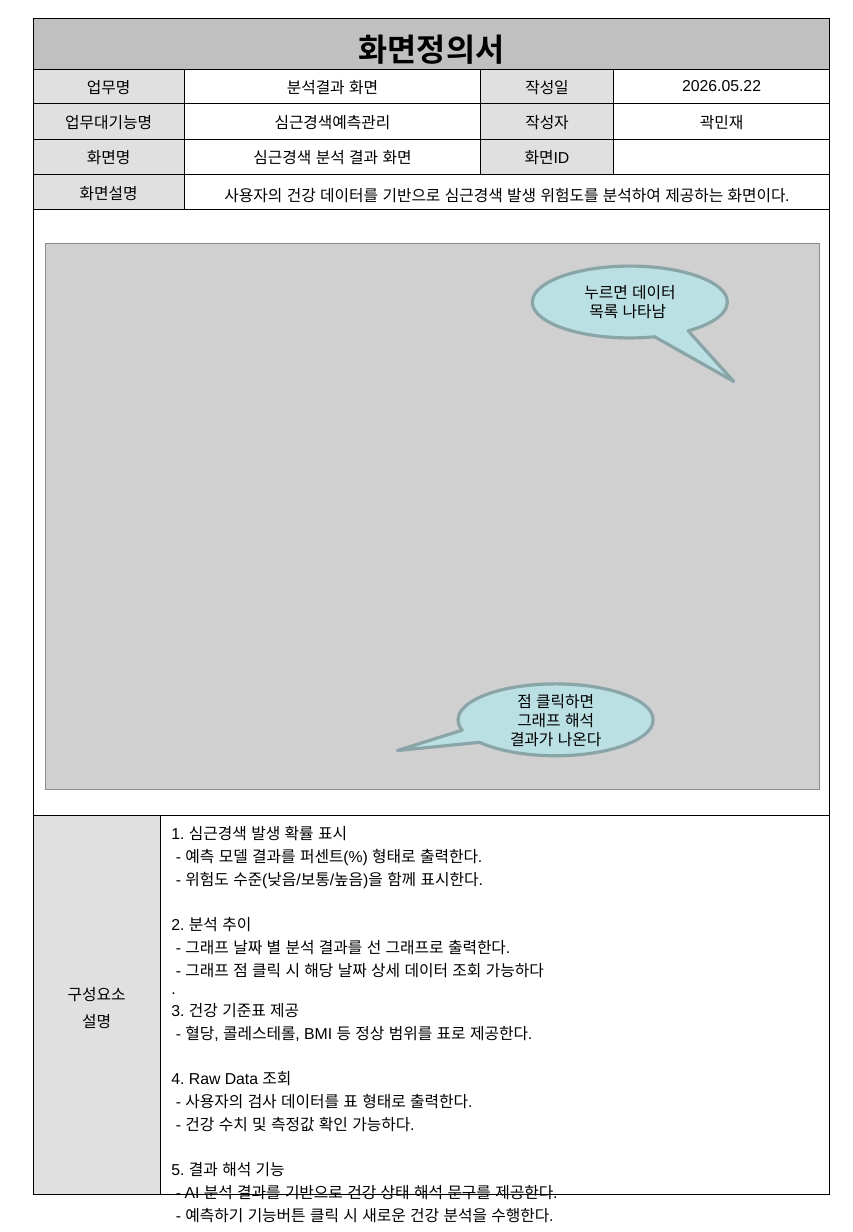
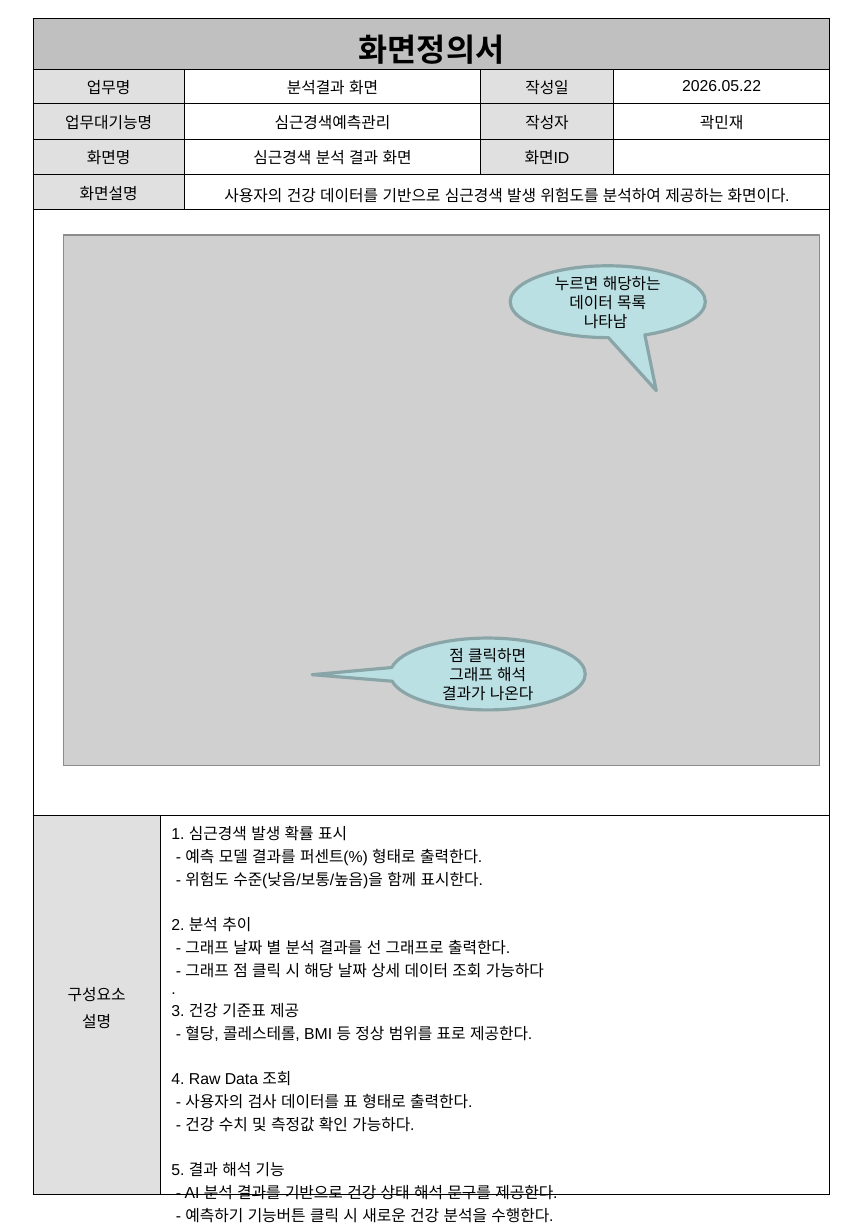
Before and after one commit to seongjun5517/PKNU_Project2, a slide deck: slide 3 of Project2_1/DB산출물/03_화면정의서.pptx. Drawn at 853x1232 pixels with LibreOffice and Linux fonts; fonts in the diff are those of the drawing; grey boxes stand for pictures. Boxes give left, top, right and bottom in pixels: in the first picture for what was removed or moved away, otherwise in the second. Text is boxed around its words. In the diff, an @@ line names an element or a change of style, - is before the commit and + after.

```diff
--- a/Project2_1/DB산출물/03_화면정의서.pptx
+++ b/Project2_1/DB산출물/03_화면정의서.pptx
@@ picture: place and size @@
-picture at bbox=[45, 243, 820, 790]
+picture at bbox=[64, 235, 820, 765]
@@ speech bubble "누르면 해당하는 데이터 목록 나타남" at bbox=[511, 266, 706, 338]: proportions changed @@
@@ speech bubble "누르면 해당하는 데이터 목록 나타남": place and size @@
-speech bubble "누르면 해당하는 데이터 목록 나타남" at bbox=[532, 266, 728, 338]
+speech bubble "누르면 해당하는 데이터 목록 나타남" at bbox=[511, 266, 706, 338]
@@ text in speech bubble at bbox=[555, 276, 661, 329]: text changed @@
-누르면 데이터 목록 나타남
+누르면 해당하는 데이터 목록 나타남
@@ speech bubble "점 클릭하면 그래프 해석 결과가 ...": place and size @@
-speech bubble "점 클릭하면 그래프 해석 결과가 ..." at bbox=[458, 684, 654, 755]
+speech bubble "점 클릭하면 그래프 해석 결과가 ..." at bbox=[390, 638, 586, 710]
@@ speech bubble "점 클릭하면 그래프 해석 결과가 ..." at bbox=[390, 638, 586, 710]: proportions changed @@
```
Also in this commit, not shown: 1 other slide changed, 8 other files.
